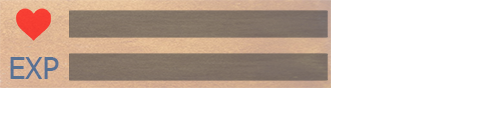
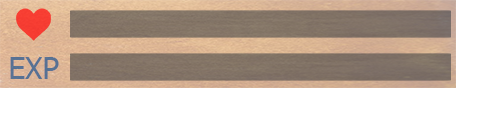
The second w=500, h=120 image is a revision of the first. Changes to its layers:
painted on "Stone background" (1st of 2) over [left=69, top=53, right=451, bottom=81]
painted on "Stone background" (2nd of 2) over [left=69, top=10, right=451, bottom=38]
painted on "Rusty background" over [left=0, top=0, right=456, bottom=88]
